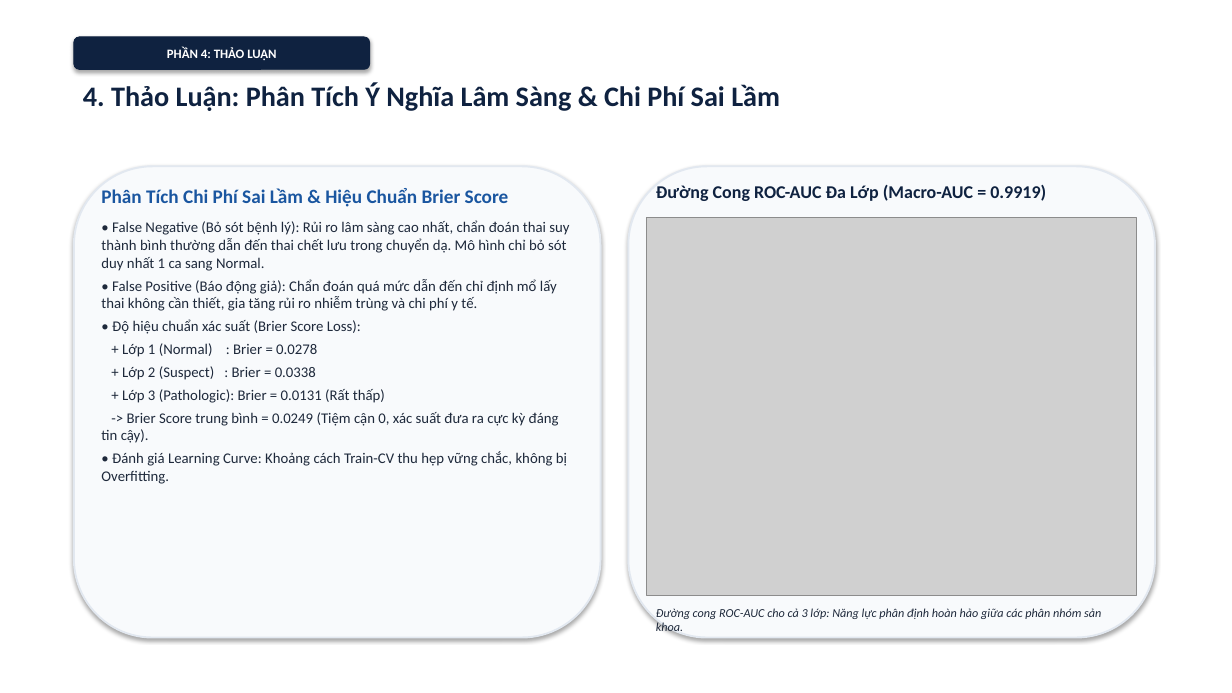
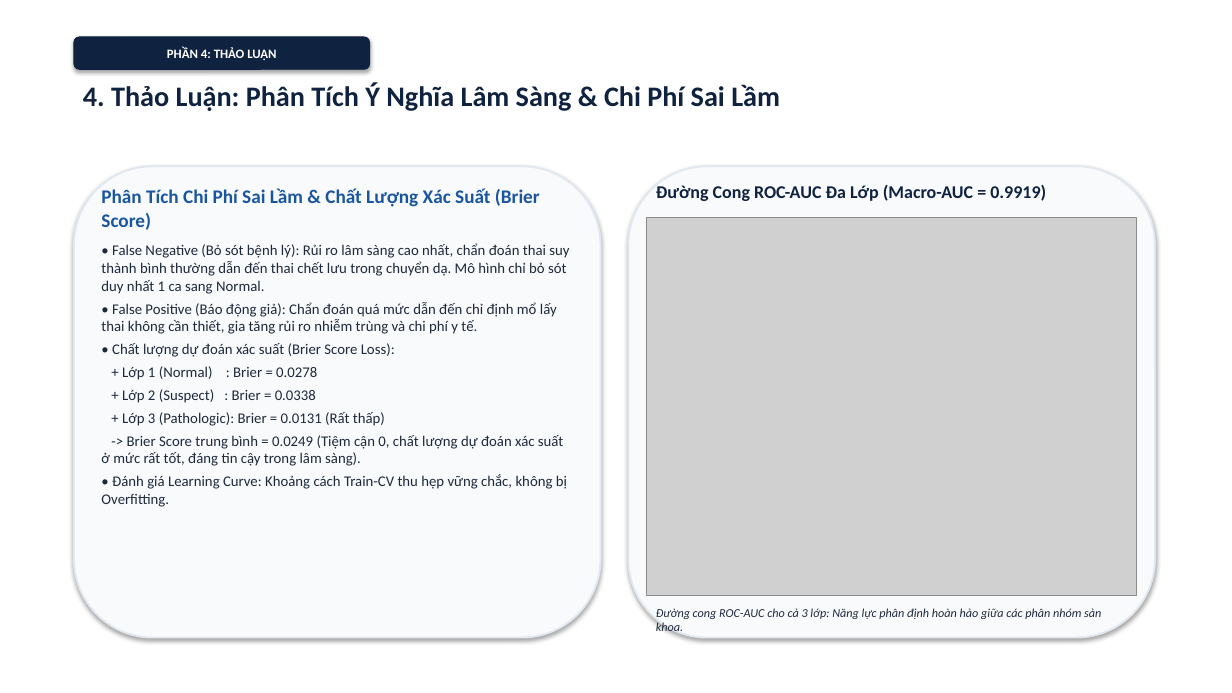
Before and after one commit to Escanor292/caimo, a slide deck: slide 13 of DT69_123000609_SlideThuyetTrinh.pptx. Drawn at 1232x693 pixels with LibreOffice and Linux fonts; fonts in the diff are those of the drawing; grey boxes stand for pictures. Boxes give left, top, right and bottom in pixels: in the first picture for what was removed or moved away, otherwise in the second. Text is boxed around its words. In the diff, an @@ line names an element or a change of style, - is before the commit and + after.

```diff
--- a/DT69_123000609_SlideThuyetTrinh.pptx
+++ b/DT69_123000609_SlideThuyetTrinh.pptx
@@ text at [101, 188, 540, 230]: text changed @@
-Phân Tích Chi Phí Sai Lầm & Hiệu Chuẩn Brier Score
+Phân Tích Chi Phí Sai Lầm & Chất Lượng Xác Suất (Brier Score)
@@ text at [112, 343, 395, 357]: text changed @@
-• Độ hiệu chuẩn xác suất (Brier Score Loss):
+• Chất lượng dự đoán xác suất (Brier Score Loss):
@@ text at [101, 435, 563, 466]: text changed @@
--> Brier Score trung bình = 0.0249 (Tiệm cận 0, xác suất đưa ra cực kỳ đáng tin cậy).
+-> Brier Score trung bình = 0.0249 (Tiệm cận 0, chất lượng dự đoán xác suất ở mức rất tốt, đáng tin cậy trong lâm sàng).
```
Also in this commit, not shown: 1 other slide changed, 6 other files.
